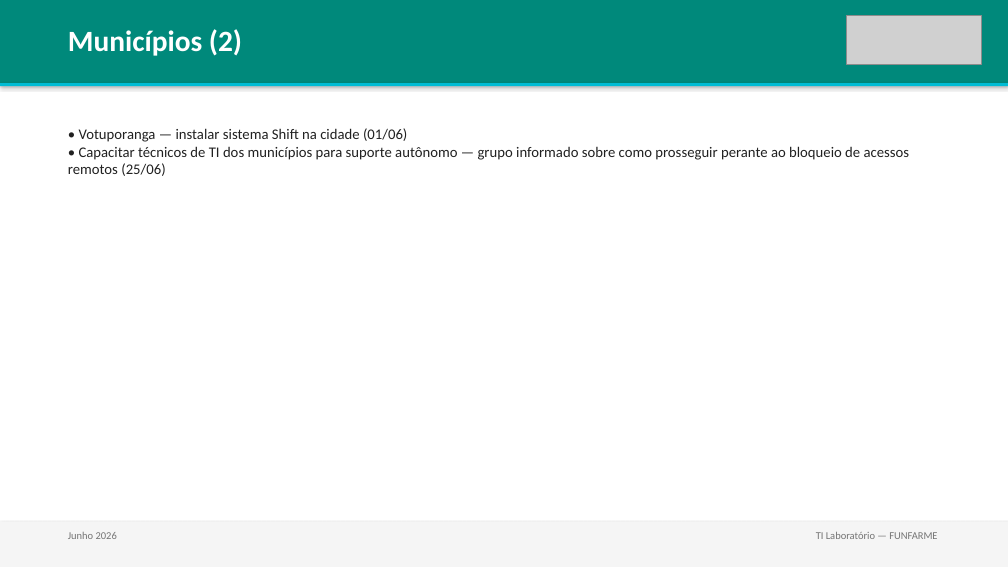
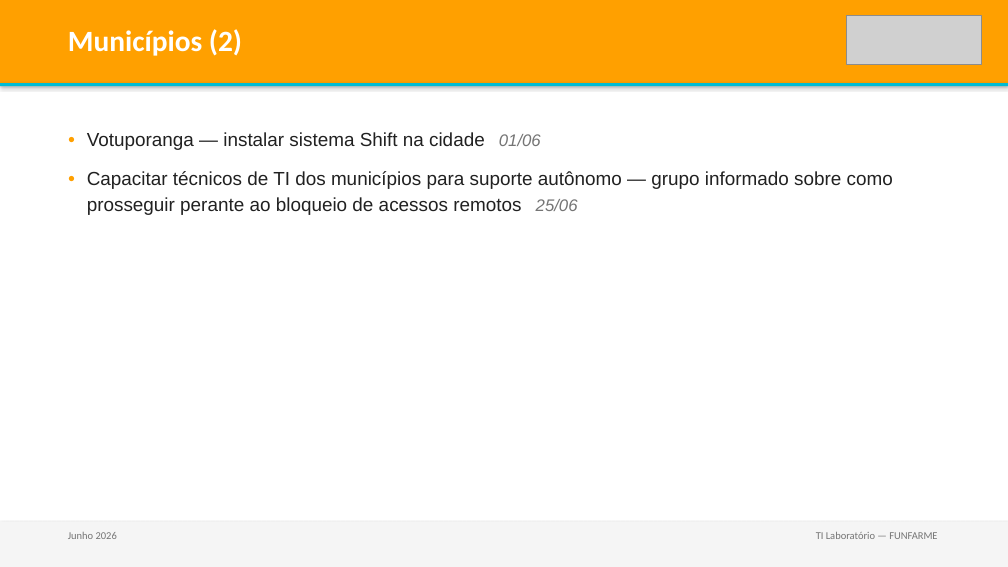
Before and after one commit to lab-central-hb/funfarme-kb, a slide deck: slide 7 of reports/2026-06_resumo-mensal.pptx (slide 8 before the commit). Drawn at 1008x567 pixels with LibreOffice and Linux fonts; fonts in the diff are those of the drawing; grey boxes stand for pictures. Boxes give left, top, right and bottom in pixels: in the first picture for what was removed or moved away, otherwise in the second. Text is boxed around its words. In the diff, an @@ line names an element or a change of style, - is before the commit and + after.

Commit message:
feat: melhora template do relatório mensal e documenta fluxo de máscaras
- gera-relatorio.py: gráficos nativos (barras/colunas) em vez de texto,
  cores por categoria, listas com marcadores reais, layout em 2 colunas
  para categorias com muitas tarefas, correção do bug que quebrava as
  logos ao clonar slides (relação de imagem não era recriada)
- remove slide de distribuição semanal do PPTX (não usado)
- portal: checklist do fluxo completo de criação de máscara e tabela
  de assinaturas de laboratórios de apoio (Hermes Pardini, DB, Fleury,
  Instituto Adolfo Lutz)
- regenera relatório de junho/2026 com o novo template

```diff
--- a/reports/2026-06_resumo-mensal.pptx
+++ b/reports/2026-06_resumo-mensal.pptx
@@ rectangle at bbox=[0, 0, 1008, 83]: fill #00897B to #FFA000 @@
@@ text at bbox=[87, 132, 893, 215]: text changed; size 14 to 18 pt; font Calibri to Arial @@
-• Votuporanga — instalar sistema Shift na cidade (01/06)
-• Capacitar técnicos de TI dos municípios para suporte autônomo — grupo informado sobre como prosseguir perante ao bloqueio de acessos remotos (25/06)
+● Votuporanga — instalar sistema Shift na cidade 01/06
+● Capacitar técnicos de TI dos municípios para suporte autônomo — grupo informado sobre como prosseguir perante ao bloqueio de acessos remotos 25/06
```
Also in this commit, not shown: 8 other slides changed, 1 slide added, 1 slide removed, 5 other files.
